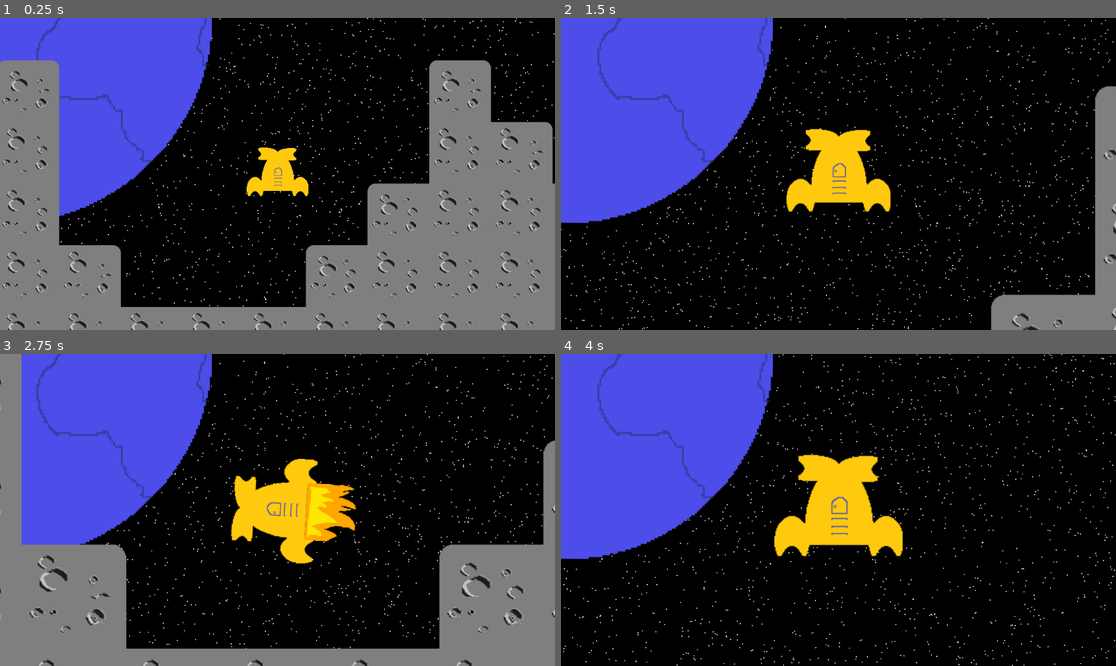
Above: before the commit, frames 1-4 (two rows, left to right).
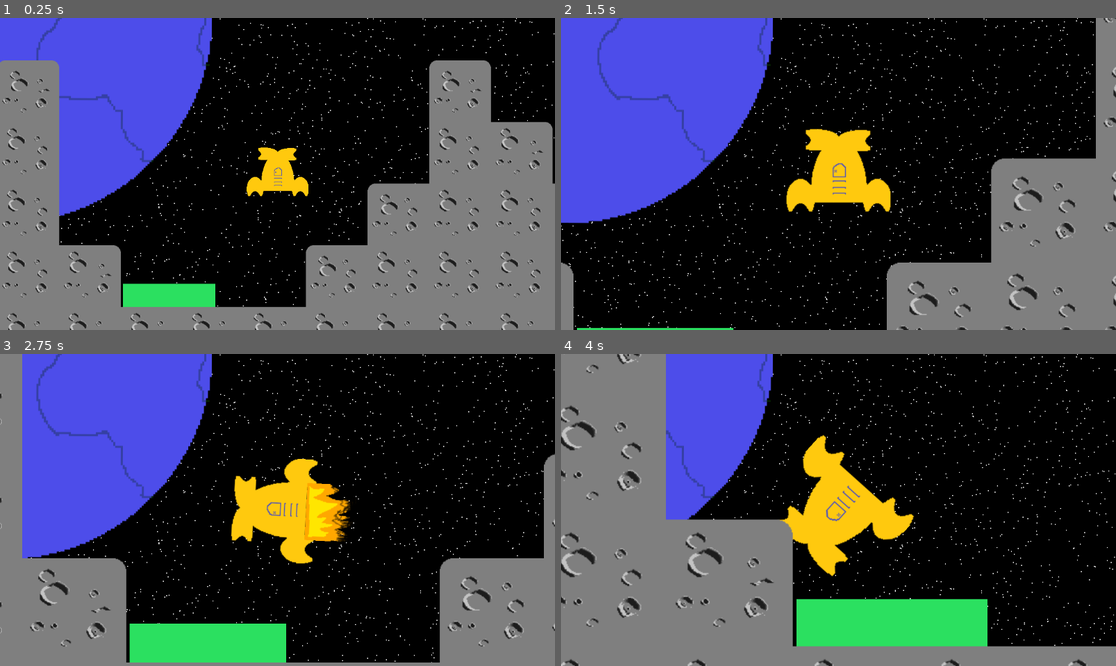
Above: after the commit, the same moments.

Repository: acidmath/DialIt
Game: Godot game, scene res://Main.tscn
Two runs of this game, one before a commit and one after it. Both use one fixed random seed, a clock stepped at 60 frames per second and the inputs below. Sound files missing from this copy of the repository are replaced by a short silence.
Inputs (mouse positions are in pixels of both pictures, inside the frame that each line leads up to):
- Up to frame 1 (0.25 s): no input
- Up to frame 2 (1.5 s): move the mouse to (960, 158) at 0.52 s; hold W (thrust) 0.53-1.28 s; hold Mouse wheel up (ZoomIn) 0.53-1.28 s; move the mouse to (727, 189) at 1.27 s; tap Mouse wheel down (ZoomOut) at 1.35 s
- Up to frame 3 (2.75 s): move the mouse to (333, 441) at 2.02 s; hold W (thrust) from 2.03 s (still down); hold A (lRot) from 2.03 s (still down)
- Up to frame 4 (4 s): move the mouse to (810, 572) at 2.77 s; release A (lRot) at 2.78 s; tap Right (rRot) at 2.85 s; move the mouse to (1005, 556) at 3.52 s; release W (thrust) at 3.53 s; hold Mouse wheel up (ZoomIn) from 3.53 s (still down)

The runs differ from the first frame. In frame 1, 1.3% of the frame differs, in the area x 22-39%, y 85-93%; in frame 2, 16%; in frame 3, 11%; in frame 4, 43%, in the area x 0-100%, y 0-100%.

Commit message:
add landing platform

Diff:
--- a/Controls.gd
+++ b/Controls.gd
@@ -36,5 +36,6 @@
 		audio_stream_player_2d.volume_db = linear_to_db(abs(engineForceStep) * 0.1)
 
 func _on_body_entered(body: Node2D):
-	print("collided with: "+body.get_class())
-	get_tree().call_deferred("reload_current_scene")
+	var platform = body as LandingPlatform
+	if platform:
+		get_tree().call_deferred("reload_current_scene")
--- a/Main.tscn
+++ b/Main.tscn
@@ -11,6 +11,8 @@
 [ext_resource type="Texture2D" uid="uid://cbb68rlvjnmdc" path="res://level/tio_moon_2.png" id="6_4v2p2"]
 [ext_resource type="Script" path="res://Background.gd" id="8_aylwr"]
 [ext_resource type="Texture2D" uid="uid://dynhy4myddb03" path="res://level/earthBlue.png" id="8_i3xlp"]
+[ext_resource type="Script" path="res://platform/platform.gd" id="9_0l7w6"]
+[ext_resource type="Texture2D" uid="uid://dyjwd8ufqjgyn" path="res://platform/platform.png" id="9_kahn3"]
 
 [sub_resource type="RectangleShape2D" id="RectangleShape2D_qb25u"]
 size = Vector2(70, 70)
@@ -480,6 +482,17 @@
 [node name="CameraPivot" type="Node2D" parent="RigidBody2D"]
 position = Vector2(0, 2)
 
+[node name="Platform" type="StaticBody2D" parent="."]
+position = Vector2(-540, -280)
+collision_mask = 0
+script = ExtResource("9_0l7w6")
+
+[node name="Sprite2D" type="Sprite2D" parent="Platform"]
+texture = ExtResource("9_kahn3")
+
+[node name="CollisionPolygon2D" type="CollisionPolygon2D" parent="Platform"]
+polygon = PackedVector2Array(-96, 24, -96, -24, 96, -24, 96, 24)
+
 [node name="Map" type="Node2D" parent="."]
 
 [node name="TileMapLayer" type="TileMapLayer" parent="Map"]
--- /dev/null
+++ b/platform/platform.gd
@@ -0,0 +1,11 @@
+extends StaticBody2D
+class_name LandingPlatform
+
+# Called when the node enters the scene tree for the first time.
+func _ready() -> void:
+	pass # Replace with function body.
+
+
+# Called every frame. 'delta' is the elapsed time since the previous frame.
+func _process(delta: float) -> void:
+	pass
Not shown: 1 places in Main.tscn that only renumber resources
Binary file added: platform/platform.png
Not shown, added: platform/platform.png.import
